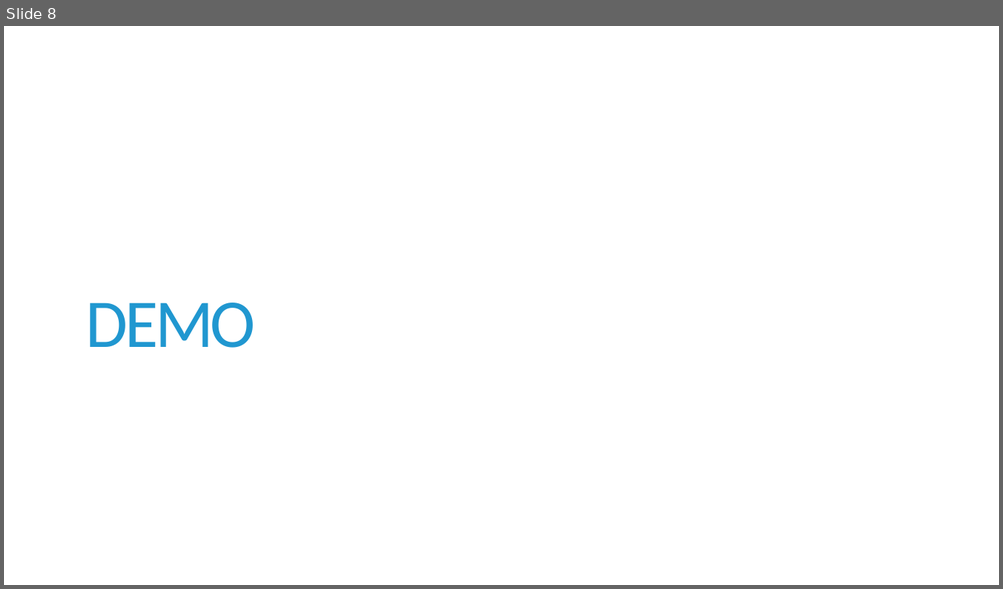
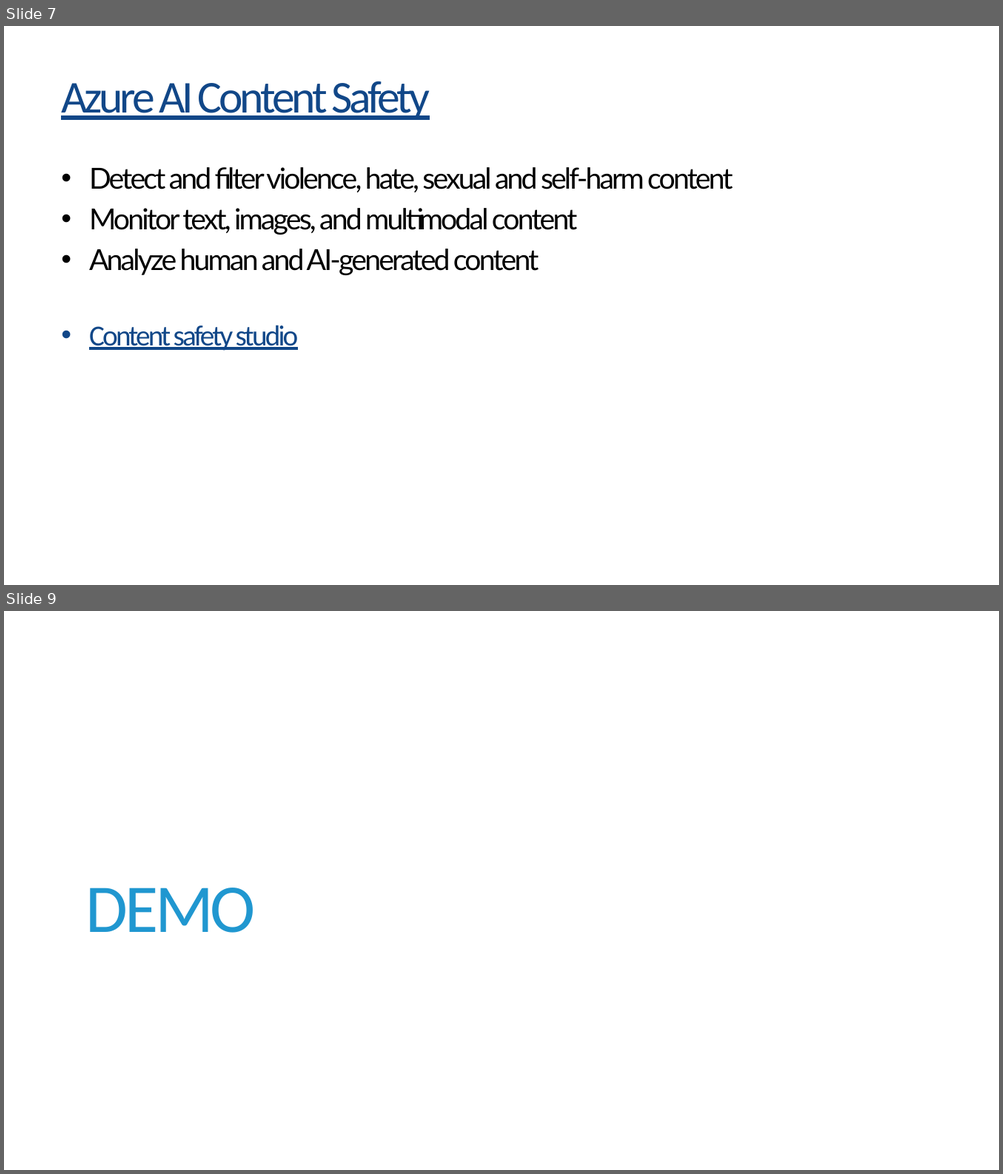
Before and after one commit to havit/CloudApplicationsDevelopment, a slide deck: Lab8-CognitiveServices/Cognitive-services.pptx. Shown one above the other, each under a label of ours: slide 8 before the commit, slides 7 and 9 after it; the slides between them are not shown. The pictures are 1003x589 and 1003x1174 pixels, drawn with LibreOffice and Linux fonts; fonts in the diff are those of the drawing; background and template pictures are left out. Boxes give left, top, right and bottom in pixels: in the first picture for what was removed or moved away, otherwise in the second. Text is boxed around its words. In the diff, an @@ line names an element or a change of style, - is before the commit and + after.

```diff
--- a/Lab8-CognitiveServices/Cognitive-services.pptx
+++ b/Lab8-CognitiveServices/Cognitive-services.pptx
@@ slide 7 added at [4, 26, 999, 585], background #FFFFFF @@
@@ title added at [61, 81, 430, 120], 44 pt, text #114788, underline @@
+Azure AI Content Safety
@@ text added at [89, 167, 732, 351], 28 pt, text #000000 @@
+• Detect and filter violence, hate, sexual and self-harm content
+• Monitor text, images, and multimodal content
+• Analyze human and AI-generated content
+• Content safety studio
@@ what was slide 8 is now slide 9 @@
```
Also in this commit, not shown: 6 slides changed, 1 other slide added, 1 slide removed.
